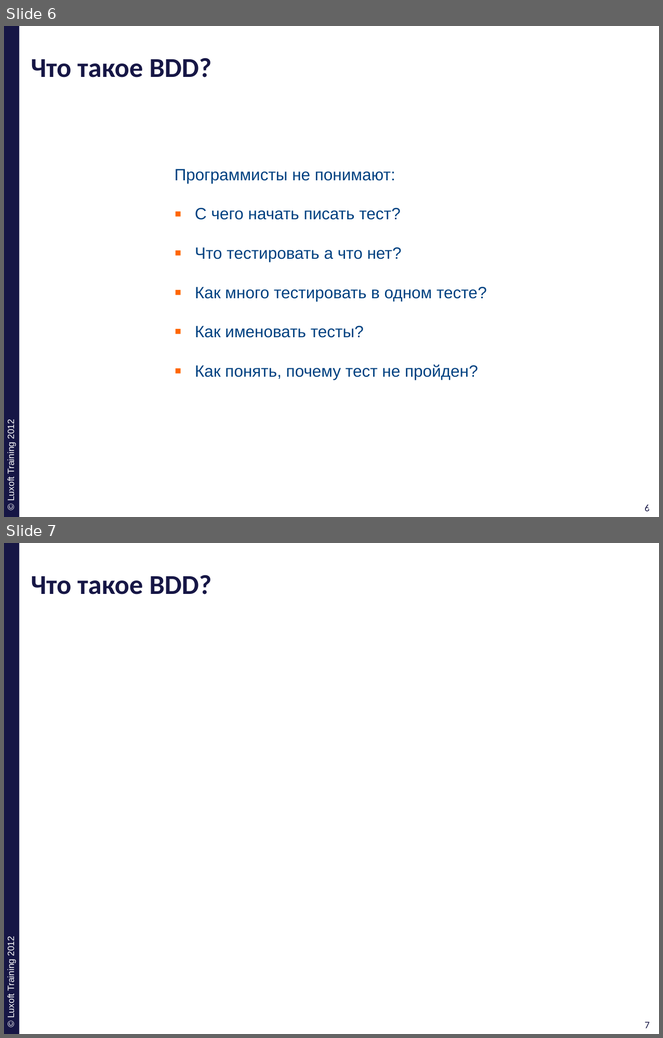
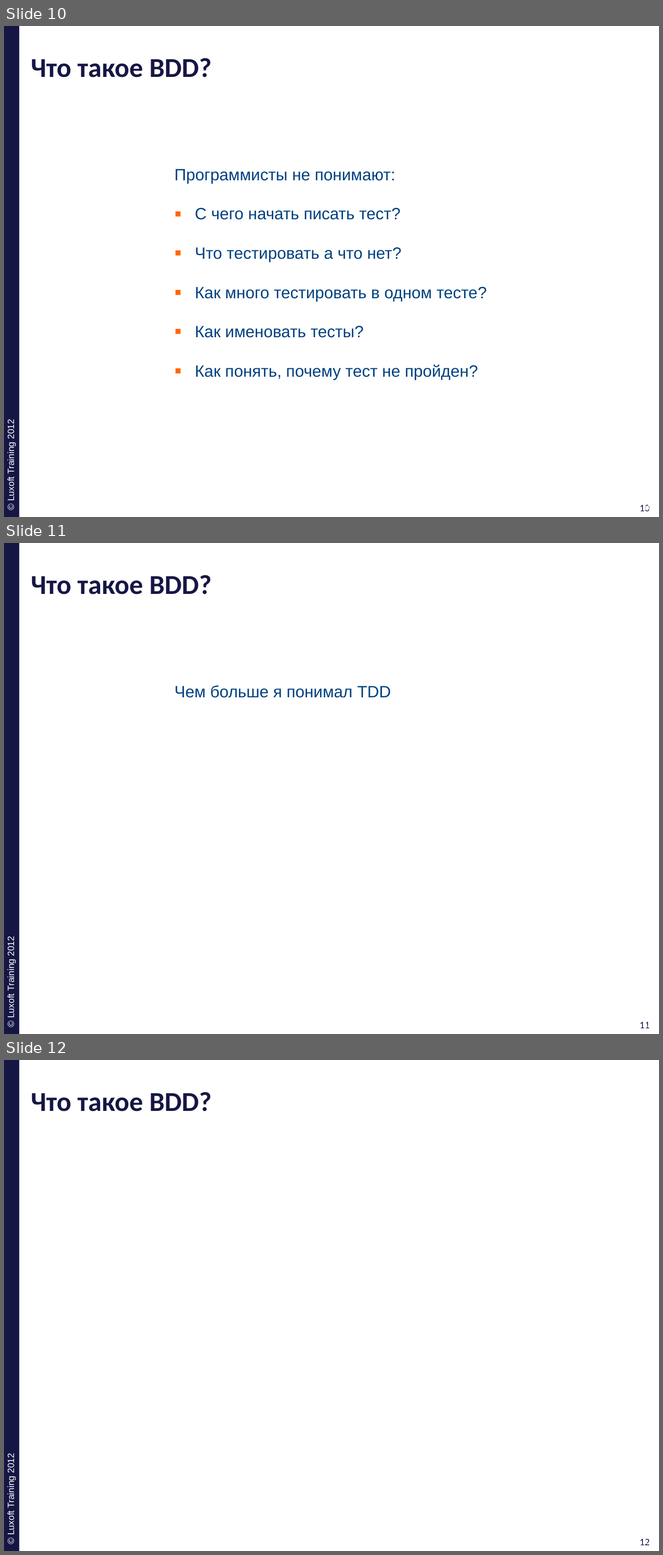
Before and after one commit to ivan-dyachenko/Trainings, a slide deck: Test Driven Development/materials/pptx/7. TDD-BDD.pptx. Shown one above the other, each under a label of ours: slides 6 and 7 before the commit, slides 10, 11 and 12 after it. The pictures are 663x1038 and 663x1555 pixels, drawn with LibreOffice and Linux fonts; fonts in the diff are those of the drawing; background and template pictures are left out. Boxes give left, top, right and bottom in pixels: in the first picture for what was removed or moved away, otherwise in the second. Text is boxed around its words. In the diff, an @@ line names an element or a change of style, - is before the commit and + after.

```diff
--- a/Test Driven Development/materials/pptx/7. TDD-BDD.pptx
+++ b/Test Driven Development/materials/pptx/7. TDD-BDD.pptx
@@ slide 11 added at (x1=4, y1=543, x2=659, y2=1034), background #FFFFFF; not listed: 4 template elements that a slide beside it also shows @@
@@ title added at (x1=31, y1=575, x2=212, y2=594), 30 pt, text #161645, bold @@
+Что такое BDD?
@@ text added at (x1=175, y1=685, x2=391, y2=698), 18 pt, text #004080 @@
+Чем больше я понимал TDD
@@ what was slide 6 is now slide 10 @@
@@ page number at (x1=640, y1=505, x2=650, y2=512): text changed @@
-6
+10
@@ page number at (x1=643, y1=505, x2=653, y2=512): text changed @@
-6
+10
@@ what was slide 7 is now slide 12 @@
@@ page number at (x1=640, y1=1539, x2=650, y2=1546): text changed @@
-7
+12
@@ page number at (x1=643, y1=1539, x2=653, y2=1546): text changed @@
-7
+12
```
Also in this commit, not shown: 4 other slides added, 5 other files.
